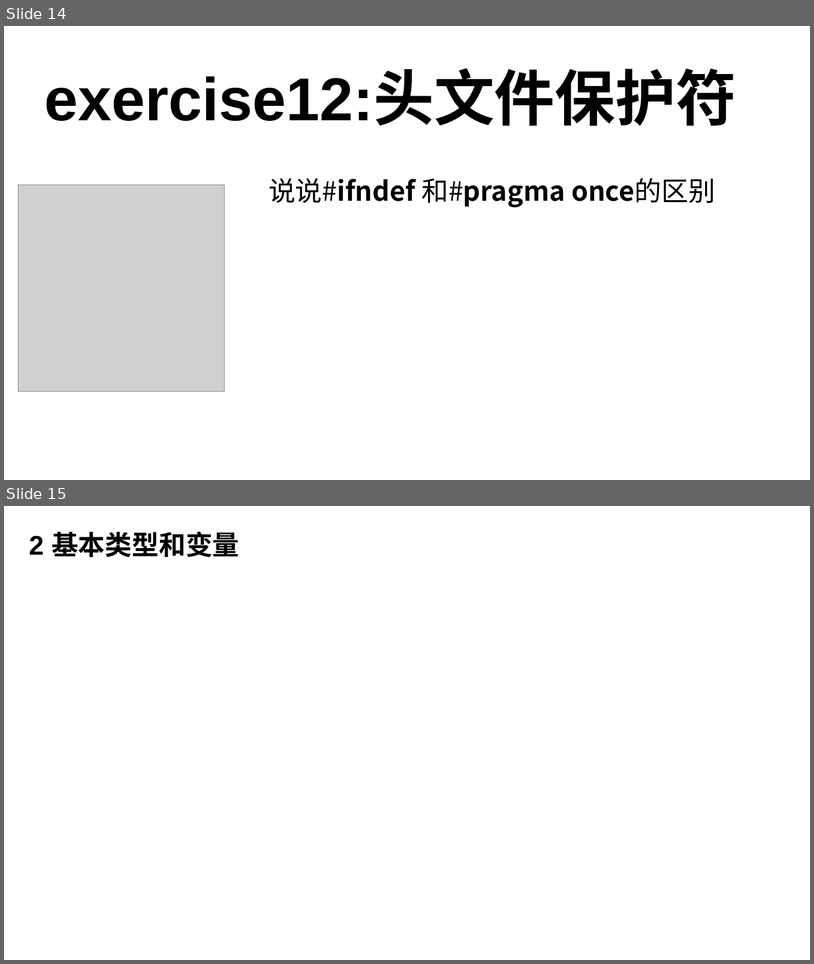
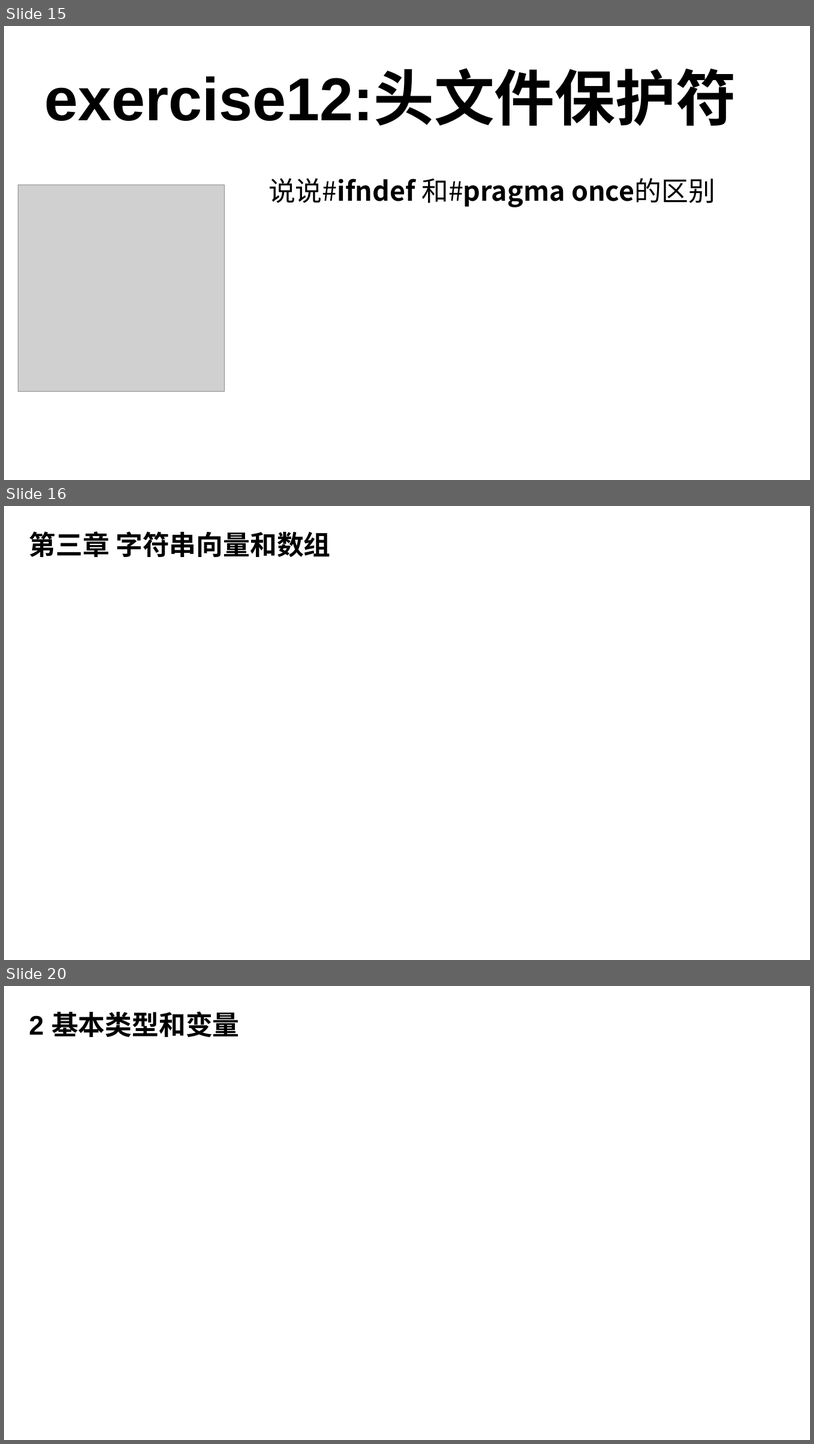
Before and after one commit to 3417725275/CPP_Study, a slide deck: C++课件.pptx. Shown one above the other, each under a label of ours: slides 14 and 15 before the commit, slides 15, 16 and 20 after it; the slides between them are not shown. The pictures are 814x964 and 814x1444 pixels, drawn with LibreOffice and Linux fonts; fonts in the diff are those of the drawing; grey boxes stand for pictures. Boxes give left, top, right and bottom in pixels: in the first picture for what was removed or moved away, otherwise in the second. Text is boxed around its words. In the diff, an @@ line names an element or a change of style, - is before the commit and + after.

```diff
--- a/C++课件.pptx
+++ b/C++课件.pptx
@@ slide 16 added at (4,506,810,960), background #FFFFFF @@
@@ text added at (29,531,331,557), 32 pt, text #000000, bold @@
+第三章 字符串向量和数组
@@ what was slide 14 is now slide 15 @@
@@ what was slide 15 is now slide 20 @@
```
Also in this commit, not shown: 4 other slides added, 2 other files.
